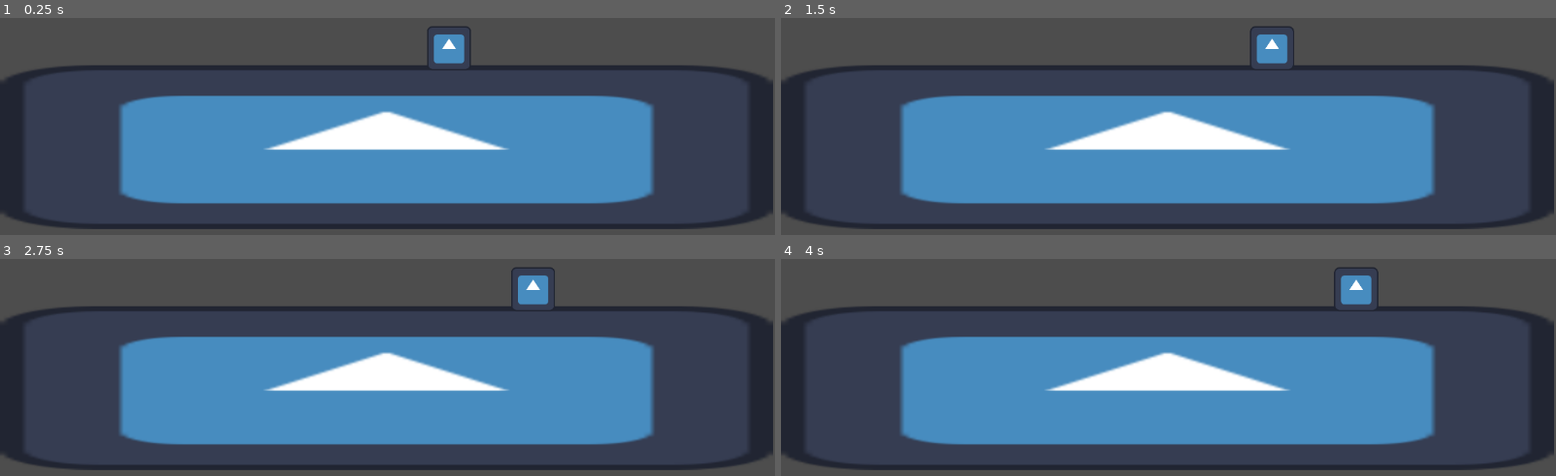
Above: before the commit, frames 1-4 (two rows, left to right).
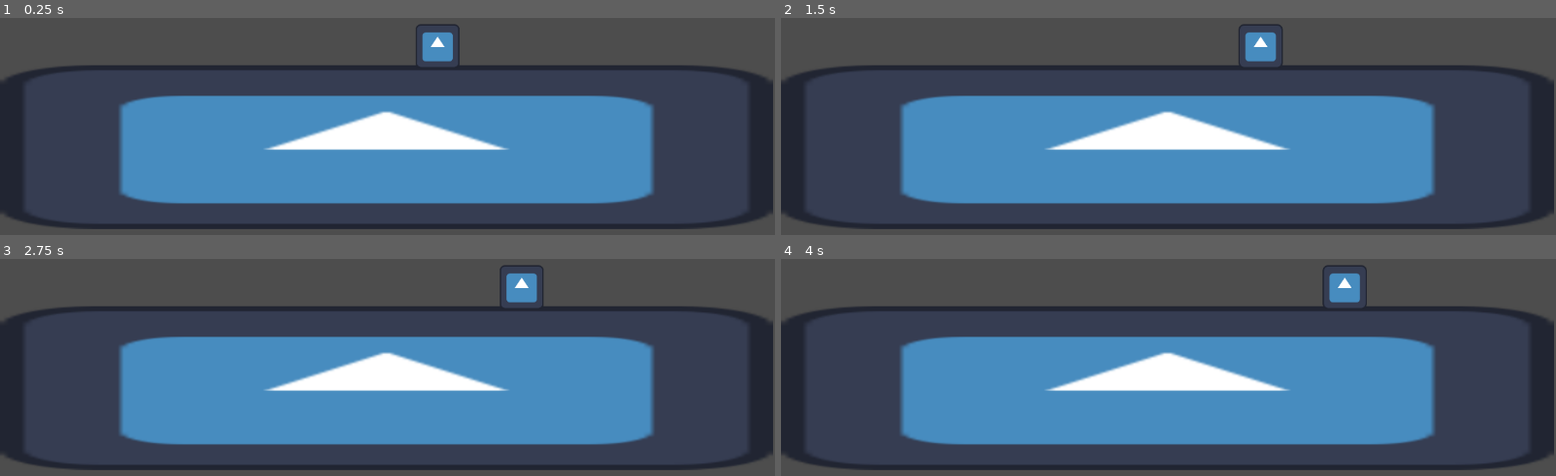
Above: after the commit, the same moments.

Repository: sandwichhlord/WorkingTitleGodotGame
Game: Godot game, scene res://main.tscn
Two runs of this game, one before a commit and one after it. Both use one fixed random seed, a clock stepped at 60 frames per second and the inputs below. The engine's default icon, where the game draws it, is replaced by a stand-in: a white triangle on a blue panel in a dark square.
Inputs:
- Up to frame 1 (0.25 s): no input
- Up to frame 2 (1.5 s): no input
- Up to frame 3 (2.75 s): no input
- Up to frame 4 (4 s): no input

The runs differ from the first frame. In frame 1, 0.7% of the frame differs, in the area x 53-61%, y 2-24%; in frame 2, 0.7%; in frame 3, 0.7%; in frame 4, 0.8%, in the area x 69-78%, y 2-24%.

Commit message:
removed changes made from template

Diff:
--- a/core/components/HealthComponent.gd
+++ b/core/components/HealthComponent.gd
@@ -7,8 +7,6 @@
 signal died
 
 @export var max_health: float = 100.0
-@export var max_iframes: float = 1.0
-@export var iframes: float = 0
 var current_health: float
 
 
@@ -21,18 +19,17 @@
 
 	if current_health <= 0:
 		return # is already dead, ignore incoming damage
-	if iframes<=0:
-		current_health -= amount
-		current_health = clamp(current_health, 0.0, max_health)
-		iframes = max_iframes
-		# emit signals so parent nodes and stuff know what happened
-		health_changed.emit(current_health, max_health)
-		damage_taken.emit(amount)
-		print("damage taken: ", amount, " health remaining: ", current_health)
+
+	current_health -= amount
+	current_health = clamp(current_health, 0.0, max_health)
+
+	health_changed.emit(current_health, max_health)
+	damage_taken.emit(amount)
+		#print("damage taken: ", amount, " health remaining: ", current_health)
 
 
 	if current_health <= 0:
-		print("died")
+		#print("died")
 		died.emit()
 
 func heal(amount: float) -> void:
@@ -44,8 +41,3 @@
 
 	health_changed.emit(current_health, max_health)
 	healed.emit(amount)
-
-func _process(delta: float):
-	if iframes>0:
-		iframes -=delta
-	print(iframes)
--- a/core/components/HitboxComponent.gd
+++ b/core/components/HitboxComponent.gd
@@ -10,16 +10,17 @@
 #
 # For infinitely long hitbox, set timer = 0.0
 func _init(_damage: float, _hitbox_lifetime : float, _shape : Shape2D, _target_mask: int) -> void:
+
 	hitbox_lifetime = _hitbox_lifetime
 	shape = _shape
 	target_mask = _target_mask
 	damage = _damage
-	print("init was called")
+
 
 
 func _ready() -> void:
+	#print("ready is run")
 	monitorable = false
-	monitoring = true
 	area_entered.connect(_on_area_entered)
 
 	if hitbox_lifetime > 0.0 :
@@ -32,6 +33,9 @@
 		var collision_shape = CollisionShape2D.new()
 		collision_shape.shape = shape
 		add_child(collision_shape)
+
+	#print("Shape:", shape)
+	#print("Children:", get_children())
 
 	# refer to hurtbox script, same thing happening here
 	set_collision_layer_value(1,false)
--- a/core/components/HurtboxComponent.gd
+++ b/core/components/HurtboxComponent.gd
@@ -17,7 +17,7 @@
 
 # if owner has health component, damage it by damage amount
 func recieve_hit(damage: float) -> void:
-	#print("recieve_hit activated")
+	print("recieve_hit activated")
 
 	if owner.has_node("HealthComponent"):
 		#print("health node found")
--- a/core/state_machine/State.gd
+++ b/core/state_machine/State.gd
@@ -4,14 +4,7 @@
 # Explicit type definitions so your code autocomplete works perfectly
 
 var fsm: Node
-#add enemys when enemies are made
-var enemy:
-	get:
-		return fsm.get_parent()
-
-var player:
-	get:
-		return get_tree().get_first_node_in_group("Mainplayer")
+var entity : CharacterBody2D
 
 # Virtual lifecycle methods to be overridden by child states
 func enter() -> void: pass
--- a/core/state_machine/fsm.gd
+++ b/core/state_machine/fsm.gd
@@ -10,13 +10,13 @@
 # _ready() assigns the current fsm to all its children
 func _ready() -> void:
 	await get_parent().ready
-	#initial_state = patrol.new()
+
+	var body = self.get_parent()
 	for child in get_children():
 		if child is State:
-
 			child.fsm = self
 
-
+			child.entity = body
 	current_state = initial_state
 	current_state.enter()
 
--- a/core/states/enemies/attack.gd
+++ b/core/states/enemies/attack.gd
@@ -6,21 +6,21 @@
 	pass # Replace with function body.
 
 func enter():
-	enemy.get_node("Sprite2D")
+	entity.get_node("Sprite2D")
 
 func update(delta: float) -> void:
 #	add attacking function
-	if enemy.raycast.is_colliding():
-		var collider = enemy.raycast.get_collider()
+	if entity.raycast.is_colliding():
+		var collider = entity.raycast.get_collider()
 		if collider.is_in_group("Mainplayer"):
-			enemy.change_state(enemy.s_state)
+			entity.change_state(entity.s_state)
 	else:
-		enemy.change_state(enemy.s_state)
+		entity.change_state(entity.s_state)
 
-	if enemy.velocity.x<0:
-		enemy.get_node("Sprite2D").flip_h = 1
-		enemy.raycast.target_position = Vector2(-92,0)
+	if entity.velocity.x<0:
+		entity.get_node("Sprite2D").flip_h = 1
+		entity.raycast.target_position = Vector2(-92,0)
 	else:
-		enemy.get_node("Sprite2D").flip_h = 0
-		enemy.raycast.target_position = Vector2(92,0)
-	#enemy.position = enemy.position.move_toward(enemy.m_enemy.position, enemy.ag_speed*delta)
+		entity.get_node("Sprite2D").flip_h = 0
+		entity.raycast.target_position = Vector2(92,0)
+	#entity.position = entity.position.move_toward(entity.m_entity.position, entity.ag_speed*delta)
--- a/core/states/enemies/chase.gd
+++ b/core/states/enemies/chase.gd
@@ -1,27 +1,30 @@
 extends State
 class_name chase
 
+var player : CharacterBody2D
+
 # Called when the node enters the scene tree for the first time.
 func _ready() -> void:
-	pass # Replace with function body.
+	pass
 
 func enter():
-	enemy.get_node("Sprite2D")
+	entity.get_node("Sprite2D")
+	player = get_tree().get_first_node_in_group("Mainplayer")
 
 func update( delta: float) -> void:
 
-	if enemy.raycast.is_colliding():
-		var collider = enemy.raycast.get_collider()
-#		if player is not in the direct eyesight of the enemy, switch to search state
+	if entity.raycast.is_colliding():
+		var collider = entity.raycast.get_collider()
+#		if player is not in the direct eyesight of the entity, switch to search state
 		if !collider.is_in_group("Mainplayer"):
 			fsm.change_state("search")
 	else:
 		fsm.change_state("search")
 
-	if enemy.velocity.x<0:
-		enemy.get_node("Sprite2D").flip_h = 1
-		enemy.raycast.target_position = Vector2(-92,0)
+	if entity.velocity.x<0:
+		entity.get_node("Sprite2D").flip_h = 1
+		entity.raycast.target_position = Vector2(-92,0)
 	else:
-		enemy.get_node("Sprite2D").flip_h = 0
-		enemy.raycast.target_position = Vector2(92,0)
-	enemy.position.x = move_toward(enemy.position.x,player.position.x, enemy.ag_speed*delta)
+		entity.get_node("Sprite2D").flip_h = 0
+		entity.raycast.target_position = Vector2(92,0)
+	entity.position.x = move_toward(entity.position.x,player.position.x, entity.ag_speed*delta)
--- a/core/states/enemies/hurt.gd
+++ b/core/states/enemies/hurt.gd
@@ -1,12 +1,24 @@
 extends State
 class_name Hurt
 
+var max_iframes: float = 3.0
+var iframes: float = max_iframes
 
 # Called when the node enters the scene tree for the first time.
 func _ready() -> void:
 	pass # Replace with function body.
 
+func enter():pass
+	#entity.get_node("hurtbox").visible = false
 
 # Called every frame. 'delta' is the elapsed time since the previous frame.
 func _process(delta: float) -> void:
+	#if iframes<0:
+		#iframes = max_iframes
+		#fsm.change_state("search");
+		#return
+	#iframes -= delta
 	pass
+
+#func exit():
+	#entity.get_node("hurtbox").visible = false
--- a/core/states/enemies/patrol.gd
+++ b/core/states/enemies/patrol.gd
@@ -7,28 +7,29 @@
 
 
 func enter():
-	enemy.get_node("Sprite2D")
+	entity.get_node("Sprite2D")
+	print()
 
 func update( delta: float) -> void:
 	#	logic for determining random movements
 	#0 = idle, 1 = walk right, -1 = walk left
 
-	if enemy.time<=0:
-		enemy.time = randf_range(1,2)
-		enemy.choice = randi_range(-1,1)
-	enemy.velocity.x = enemy.choice*enemy.p_speed
+	if entity.time<=0:
+		entity.time = randf_range(1,2)
+		entity.choice = randi_range(-1,1)
+	entity.velocity.x = entity.choice*entity.p_speed
 #	flipping
-	if enemy.velocity.x<0:
-		enemy.get_node("Sprite2D").flip_h = 1
-		enemy.raycast.target_position = Vector2(-92,0)
-		enemy.get_node("hurtbox").position.x = -abs(enemy.get_node("hurtbox").position.x)
+	if entity.velocity.x<0:
+		entity.get_node("Sprite2D").flip_h = 1
+		entity.raycast.target_position = Vector2(-92,0)
+		entity.get_node("hurtbox").position.x = -abs(entity.get_node("hurtbox").position.x)
 	else:
-		enemy.get_node("Sprite2D").flip_h = 0
-		enemy.raycast.target_position = Vector2(92,0)
-		enemy.get_node("hurtbox").position.x = abs(enemy.get_node("hurtbox").position.x)
-	enemy.time-=delta
-	if enemy.raycast.is_colliding():
-		var collider = enemy.raycast.get_collider()
+		entity.get_node("Sprite2D").flip_h = 0
+		entity.raycast.target_position = Vector2(92,0)
+		entity.get_node("hurtbox").position.x = abs(entity.get_node("hurtbox").position.x)
+	entity.time-=delta
+	if entity.raycast.is_colliding():
+		var collider = entity.raycast.get_collider()
 #		checking main player collision
 		if collider.is_in_group("Mainplayer"):
 			fsm.change_state("chase")
--- a/core/states/enemies/search.gd
+++ b/core/states/enemies/search.gd
@@ -8,32 +8,32 @@
 
 func enter():
 #	loading sprite and adding timer for random movement
-	enemy.get_node("Sprite2D")
-	enemy.timer = 5
+	entity.get_node("Sprite2D")
+	entity.timer = 5
 
 func update(delta: float) -> void:
 #	logic for determining random movements
 #0 = idle, 1 = walk right, -1 = walk left
 
-	enemy.timer-=delta
-	if enemy.time<=0:
-		enemy.time = randf_range(1,2)
-		enemy.choice = randi_range(-1,1)
-	enemy.velocity.x = enemy.choice*enemy.s_speed
+	entity.timer-=delta
+	if entity.time<=0:
+		entity.time = randf_range(1,2)
+		entity.choice = randi_range(-1,1)
+	entity.velocity.x = entity.choice*entity.s_speed
 #	flipping based on movements
-	if enemy.velocity.x<0:
-		enemy.get_node("Sprite2D").flip_h = 1
-		enemy.raycast.target_position = Vector2(-92,0)
+	if entity.velocity.x<0:
+		entity.get_node("Sprite2D").flip_h = 1
+		entity.raycast.target_position = Vector2(-92,0)
 	else:
-		enemy.get_node("Sprite2D").flip_h = 0
-		enemy.raycast.target_position = Vector2(92,0)
-	enemy.time-=delta
+		entity.get_node("Sprite2D").flip_h = 0
+		entity.raycast.target_position = Vector2(92,0)
+	entity.time-=delta
 
-	if enemy.raycast.is_colliding():
-		var collider = enemy.raycast.get_collider()
+	if entity.raycast.is_colliding():
+		var collider = entity.raycast.get_collider()
 		#	checking raycast collisions with main player
 		if collider.is_in_group("Mainplayer"):
 			fsm.change_state("chase")
 #	timer to go from alerted (search) state to passive (patrol) state
-	if enemy.timer <= 0:
+	if entity.timer <= 0:
 		fsm.change_state("patrol")
--- a/entities/enemies/jungle/easyenemy/easyenemy.gd
+++ b/entities/enemies/jungle/easyenemy/easyenemy.gd
@@ -15,7 +15,6 @@
 @export var shape: Shape2D = RectangleShape2D.new()
 @export var target_mask: int = 1
 @export var damage: float = 10
-
 
 
 # Called when the node enters the scene tree for the first time.
@@ -36,8 +35,13 @@
 	move_and_slide()
 
 # Called every frame. 'delta' is the elapsed time since the previous frame.
-func _process(delta: float) -> void:
-	pass
+func _process(delta: float) -> void:pass
+	#if hitbox == null:
+		#var hitbox = Hitbox.new(
+	#10,
+	#1.0,
+	#shape,
+	#1)
 
 func _on_died():
 	queue_free()
--- a/entities/enemies/jungle/easyenemy/easyenemy.tscn
+++ b/entities/enemies/jungle/easyenemy/easyenemy.tscn
@@ -53,14 +53,12 @@
 metadata/_custom_type_script = "uid://dx5ow3laeoism"
 
 [node name="hurtbox" type="Area2D" parent="." unique_id=1490908728]
-visible = false
 position = Vector2(-0.667984, -0.66796875)
 script = ExtResource("8_hrgpp")
 target_mask = 2
 metadata/_custom_type_script = "uid://fnsv3jys50gi"
 
 [node name="CollisionShape2D" type="CollisionShape2D" parent="hurtbox" unique_id=756809121]
-visible = false
 position = Vector2(0.16798401, 0.16796875)
 shape = SubResource("RectangleShape2D_evu7n")
 
@@ -69,6 +67,5 @@
 target_position = Vector2(200, 0)
 
 [node name="CollisionShape2D" type="CollisionShape2D" parent="." unique_id=330903893]
-visible = false
 position = Vector2(1.5, 6.375)
 shape = SubResource("RectangleShape2D_nt4vr")
--- a/main.tscn
+++ b/main.tscn
@@ -21,8 +21,8 @@
 position = Vector2(532, 437)
 shape = SubResource("RectangleShape2D_0xm2m")
 
-[node name="easyenemy" parent="." unique_id=1531459879 instance=ExtResource("2_0xm2m")]
-position = Vector2(656, 331)
-
 [node name="Player" parent="." unique_id=1225824840 instance=ExtResource("3_h2yge")]
 position = Vector2(368, 291)
+
+[node name="easyenemy" parent="." unique_id=1042908383 instance=ExtResource("3_1bvp3")]
+position = Vector2(639, 328)
Not shown: 1 places in main.tscn that only renumber resources
